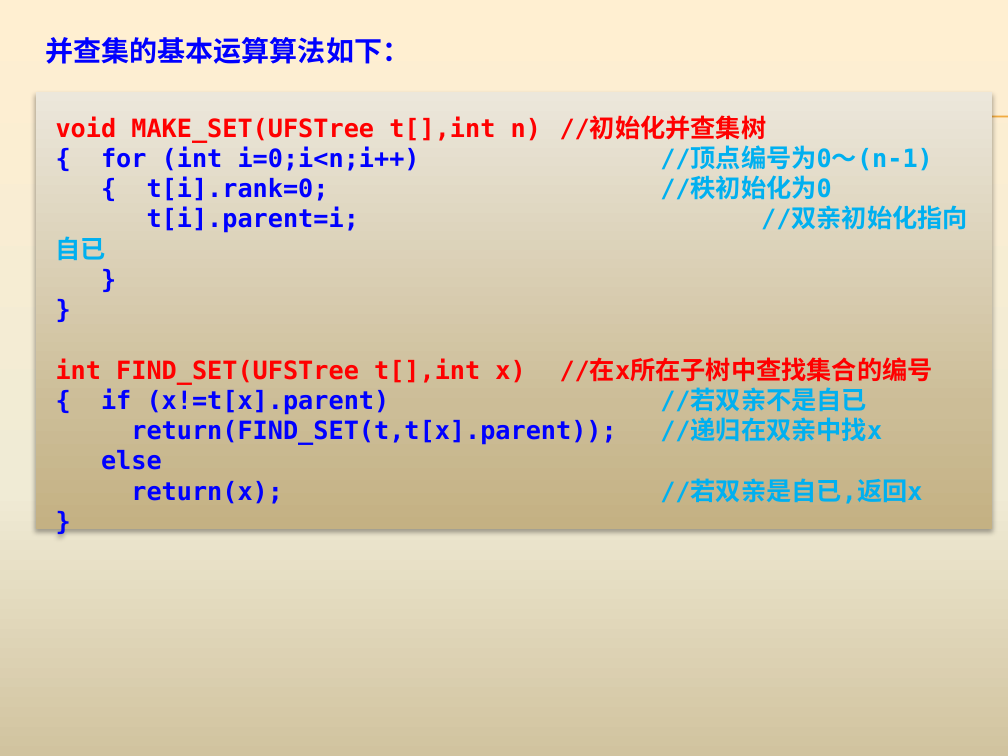
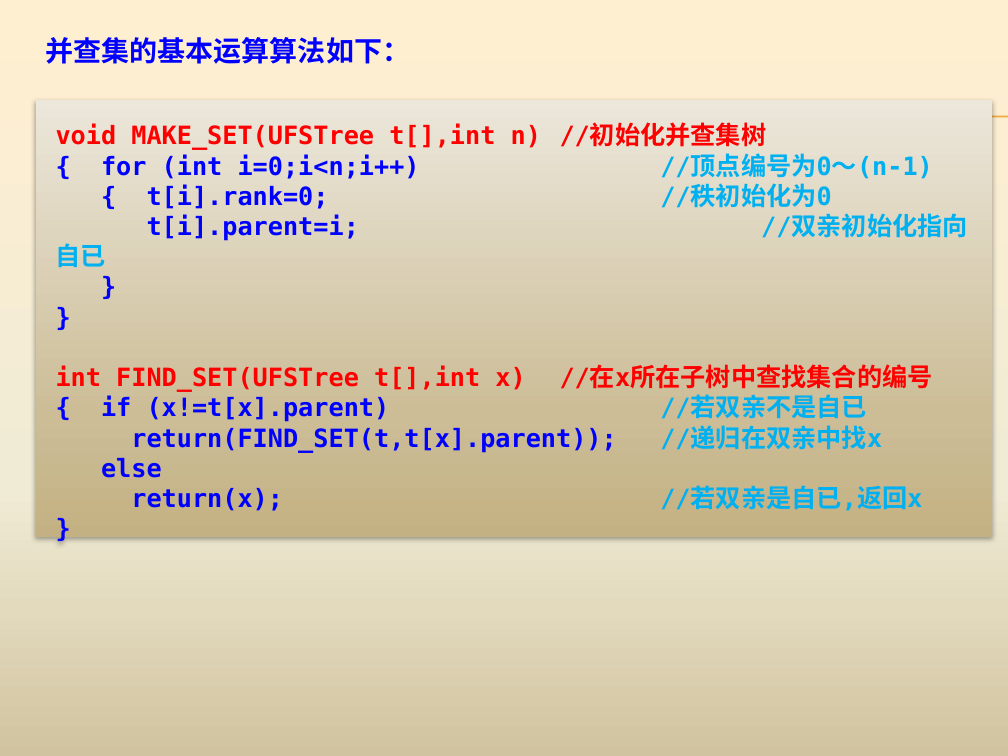
Before and after one commit to AllenW1116/Cpp-algorithm, a slide deck: slide 21 of 课程ppt/第9章 图算法设计.pptx. Drawn at 1008x756 pixels with LibreOffice and Linux fonts; fonts in the diff are those of the drawing. Boxes give left, top, right and bottom in pixels: in the first picture for what was removed or moved away, otherwise in the second. Text is boxed around its words. In the diff, an @@ line names an element or a change of style, - is before the commit and + after.

```diff
--- a/课程ppt/第9章 图算法设计.pptx
+++ b/课程ppt/第9章 图算法设计.pptx
@@ rectangle "void MAKE_SET(UFSTree t[],int n) //初始化并查集树" moved from (x1=35, y1=92, x2=992, y2=529) to (x1=35, y1=100, x2=992, y2=537) @@
```
Also in this commit, not shown: 3 other slides changed, 13 other files.
